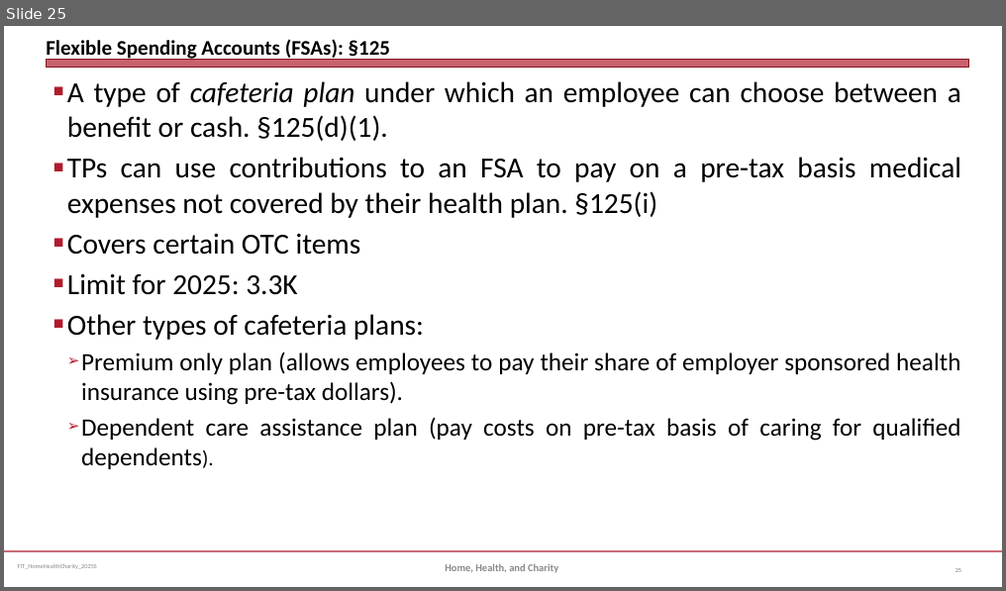
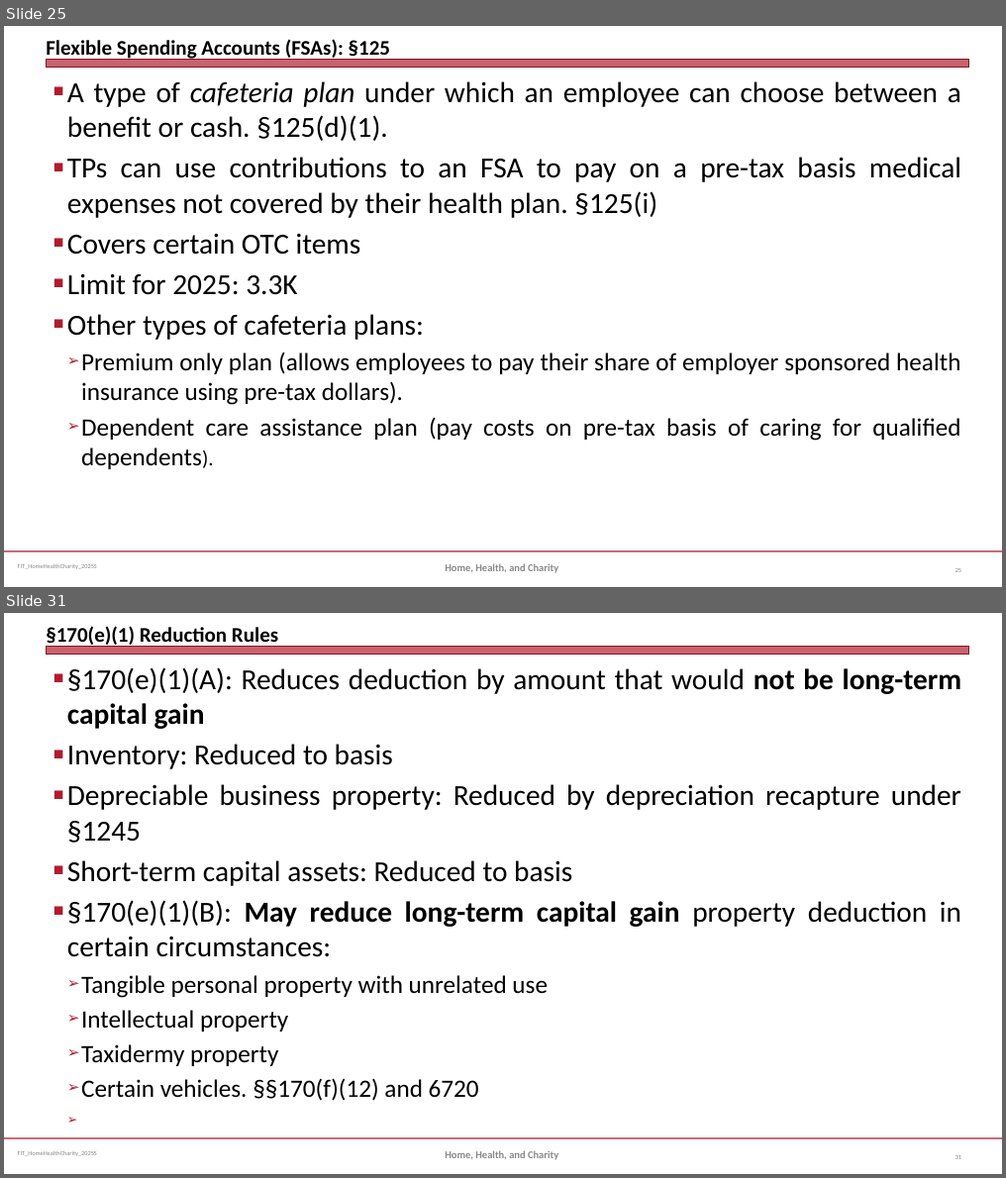
Before and after one commit to jmc877/Fed-Income-Tax, a slide deck: slides/FIT_HomeHealthCharity_2025S.pptx. Shown one above the other, each under a label of ours: slide 25 before the commit, slides 25 and 31 after it; the slides between them are not shown. The pictures are 1006x591 and 1006x1178 pixels, drawn with LibreOffice and Linux fonts; fonts in the diff are those of the drawing. Boxes give left, top, right and bottom in pixels: in the first picture for what was removed or moved away, otherwise in the second. Text is boxed around its words. In the diff, an @@ line names an element or a change of style, - is before the commit and + after.

```diff
--- a/slides/FIT_HomeHealthCharity_2025S.pptx
+++ b/slides/FIT_HomeHealthCharity_2025S.pptx
@@ slide 31 added at box(4, 613, 1002, 1174), background #FFFFFF; not listed: 3 template elements that a slide beside it also shows @@
@@ title added at box(46, 626, 278, 648), 20 pt, text #000000, bold @@
+§170(e)(1) Reduction Rules
@@ text added at box(67, 667, 962, 1101), 28 pt, text #000000 @@
+■ §170(e)(1)(A): Reduces deduction by amount that would not be long-term capital gain
+■ Inventory: Reduced to basis
+■ Depreciable business property: Reduced by depreciation recapture under §1245
+■ Short-term capital assets: Reduced to basis
+■ §170(e)(1)(B): May reduce long-term capital gain property deduction in certain circumstances:
+  ➢ Tangible personal property with unrelated use
+  ➢ Intellectual property
+  ➢ Taxidermy property
+  ➢ Certain vehicles. §§170(f)(12) and 6720
@@ text added at box(445, 1151, 558, 1160), 10 pt, text #898989, bold @@
+Home, Health, and Charity
@@ page number added at box(955, 1156, 961, 1159), 6 pt, text #808080 @@
+31
```
Also in this commit, not shown: 6 slides changed, 8 other slides added, 2 other files.
